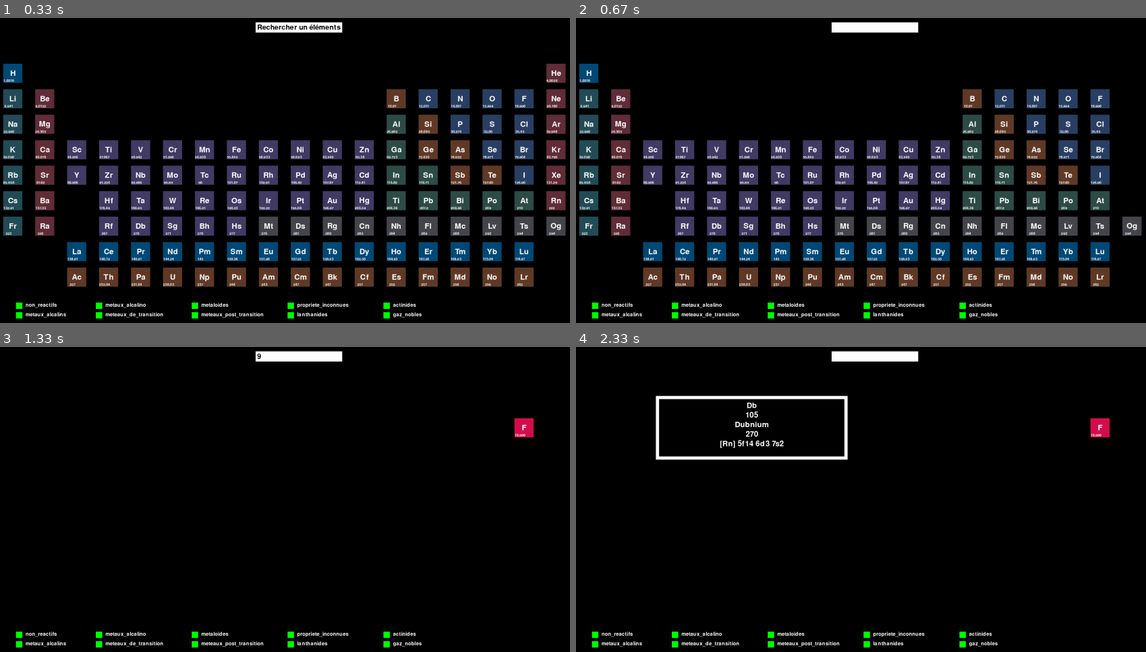
Above: before the commit, frames 1-4 (two rows, left to right).
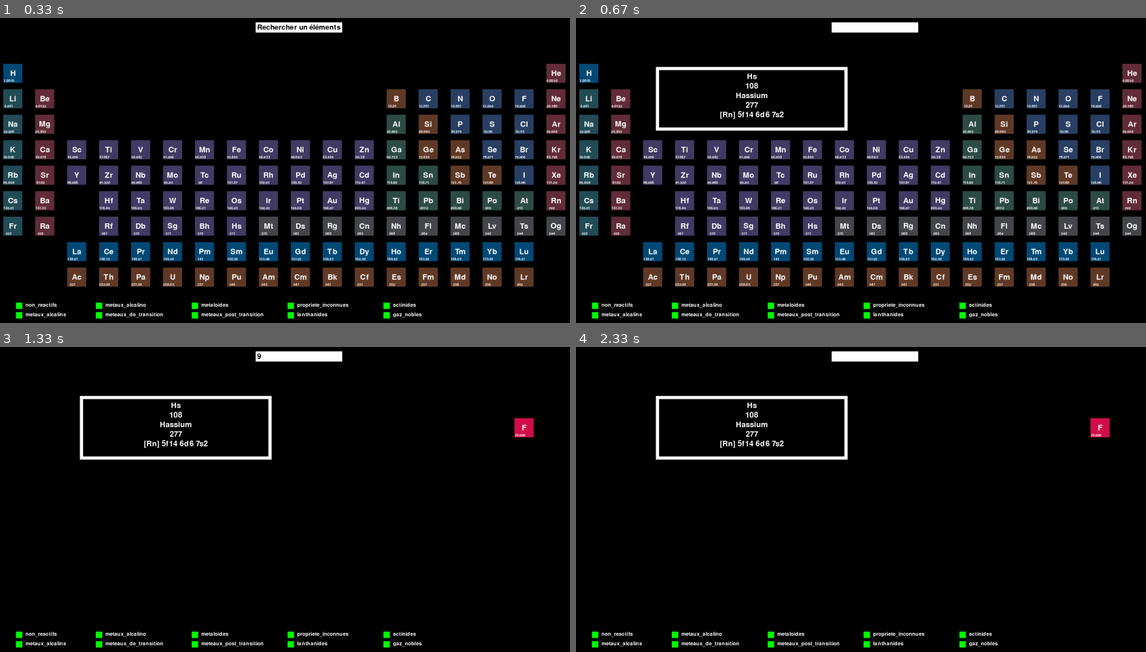
Above: after the commit, the same moments.

Repository: Dwikso/Pygame-Chimie
Game: pygame game, started from init.py
Same seed, same stepped clock (60 frames per second), same inputs: the game is played once before the commit and once after it.
Inputs (mouse positions are in pixels of both pictures, inside the frame that each line leads up to):
- Up to frame 1 (0.33 s): no input
- Up to frame 2 (0.67 s): press the mouse at (963, 316) at 0.37 s; move the mouse to (826, 222) at 0.47 s; release the mouse at (690, 127) at 0.6 s
- Up to frame 3 (1.33 s): hold 9 0.67-1.13 s; tap Enter at 1.22 s
- Up to frame 4 (2.33 s): tap Enter at 1.55 s; press the mouse at (866, 633) at 1.92 s; move the mouse to (786, 594) at 2.02 s; release the mouse at (712, 554) at 2.15 s

Frame 1 is identical in both runs. In frame 2, 2.7% of the frame differs, in the area x 13-100%, y 15-64%; in frame 3, 1.4%; in frame 4, 0.1%.

Commit message:
Ajout d'une condition pour eviter que les case ne soit pris en compte avev la fonction affiche_rect

Diff:
--- a/init.py
+++ b/init.py
@@ -225,7 +225,6 @@
 
 
 def dessine_tableau():
-
     for i in range(18):
         for j in range(9):
             if i in [1,2,3,4,5,6,7,8,9,10,11,12,13,14,15,16] and j in [0]:
@@ -397,12 +396,13 @@
 def dessine_checkbox(checked_pos, check_states):
     for i in range(len(checked_pos)):
         (x,y) = checked_pos[i]
-        pygame.draw.rect(screen, (0,255,0),(x,y,20,20))
-
         if check_states[i]:
             pygame.draw.rect(screen, (0,255,0),(x,y,20,20))
+            affiche_masque_element(check_states)
         else:
             pygame.draw.rect(screen, (255,0,0),(x,y,20,20))
+
+
 
 
         font = pygame.font.Font(None, 24)
@@ -444,34 +444,38 @@
     search_rect.w = max(100, text_surface.get_width()+10)
     active = False
 
-
 def recherche_elm(texte):
     resultats_recherche = []
+
 
     for coords, details in element_chimiques.items():
         if texte.lower() in [info.lower() for info in details]:
             resultats_recherche.append(coords)
+
+    for coords, details in element_chimiques.items():
+        if coords in resultats_recherche:
+            pygame.draw.rect(screen, rouge_fonce, (10 + coords[0] * 100, 150 + coords[1] * 80, 60, 60))
+            text_surface = font_element.render(element_chimiques[coords][0], True, white)
+            text_surface_2 = font_poids.render(element_chimiques[coords][3], True, white)
+            text_rect = text_surface.get_rect()
+            text_rect_2 = text_surface_2.get_rect()
+            text_rect.center = (10 + coords[0] * 100 + 30, 150 + coords[1] * 80 + 30)
+            text_rect_2.center = (-3 + coords[0] * 100 + 30, 173 + coords[1] * 80 + 30)
+            screen.blit(text_surface, text_rect)
+            screen.blit(text_surface_2, text_rect_2)
         else:
+            if screen.get_at((10 + coords[0] * 100 + 30, 150 + coords[1] * 80 + 30)) == black:
+                # Si la case est noire, ne pas exécuter le reste du code
+                continue
             pygame.draw.rect(screen, black, (10 + coords[0] * 100, 150 + coords[1] * 80, 60, 60))
 
-    for coords in resultats_recherche:
-        pygame.draw.rect(screen, rouge_fonce, (10 + coords[0] * 100, 150 + coords[1] * 80, 60, 60))
-        text_surface = font_element.render(element_chimiques[coords][0], True, white)
-        text_surface_2 = font_poids.render(element_chimiques[coords][3], True, white)
-        text_rect = text_surface.get_rect()
-        text_rect_2 = text_surface_2.get_rect()
-        text_rect.center = (10 + coords[0] * 100 + 30, 150 + coords[1] * 80 + 30)
-        text_rect_2.center = (-3 + coords[0] * 100 + 30, 173 + coords[1] * 80 + 30)
-        screen.blit(text_surface, text_rect)
-        screen.blit(text_surface_2,text_rect_2)
 
 
 
 screen.fill(black)
-
 dessine_checkbox(checked_pos, check_states)
-
 dessine_tableau()
+
 
 run = True
 while run:
@@ -485,15 +489,15 @@
                 if check_x <= x <= check_x + 20 and check_y <= y <= check_y + 20:
                     check_states[i] = not check_states[i]
 
-        if event.type == pygame.MOUSEBUTTONUP:
-            if event.button == 1:
-                souris_pos = pygame.mouse.get_pos()
-                infos = informations_sup(souris_pos,element_chimiques)
-                if infos:
-                    affiche_rect(infos)
+        if event.type == pygame.MOUSEMOTION:
+            souris_pos = pygame.mouse.get_pos()
+            infos = informations_sup(souris_pos, element_chimiques)
+            coords = ((souris_pos[0] - 10) // 100, (souris_pos[1] - 150) // 80)
+            if infos and screen.get_at((10 + coords[0] * 100 + 30, 150 + coords[1] * 80 + 30)) != black:
+                affiche_rect(infos)
 
         if event.type == pygame.MOUSEBUTTONDOWN:
-            souris_x,souris_y = event.pos
+            souris_x, souris_y = event.pos
             active = search_rect.x < souris_x + search_rect.width and \
                      search_rect.y < souris_y + search_rect.height
             if active:
@@ -502,18 +506,19 @@
             if active:
                 if event.key == pygame.K_RETURN:
                     if search_text == "":
-                        print("Entrez un valeur")
+                        print("Entrez une valeur")
                     else:
                         recherche_elm(search_text)
                 elif event.type == pygame.KEYDOWN and event.key == pygame.K_BACKSPACE:
                     search_text = search_text[:-1]
-                elif pygame.K_a <= event.key <= pygame.K_z or pygame.K_0 <= event.key <= pygame.K_9: # Vérifie si la touche pressée est une lettre de l'alphabet (a à z) ou un chiffre (0 à 9)
+                elif pygame.K_a <= event.key <= pygame.K_z or pygame.K_0 <= event.key <= pygame.K_9:
                     search_text += event.unicode
+
+
 
 
     #Proprieter Tableau
     dessine_search_bar()
-    affiche_masque_element(check_states)
 
 
 
